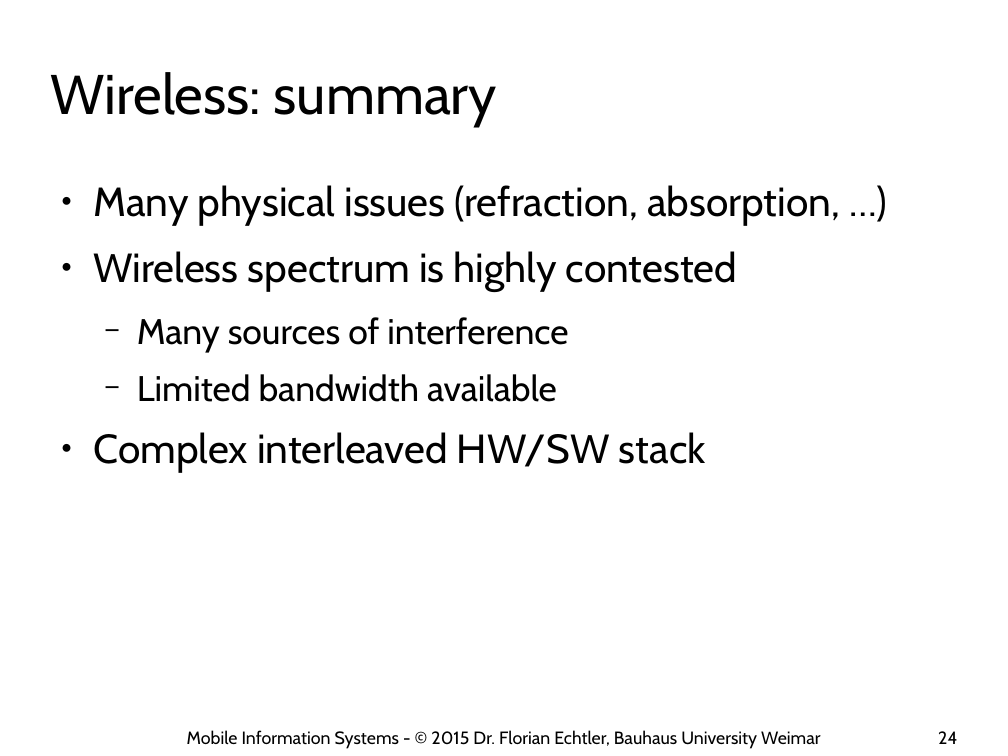
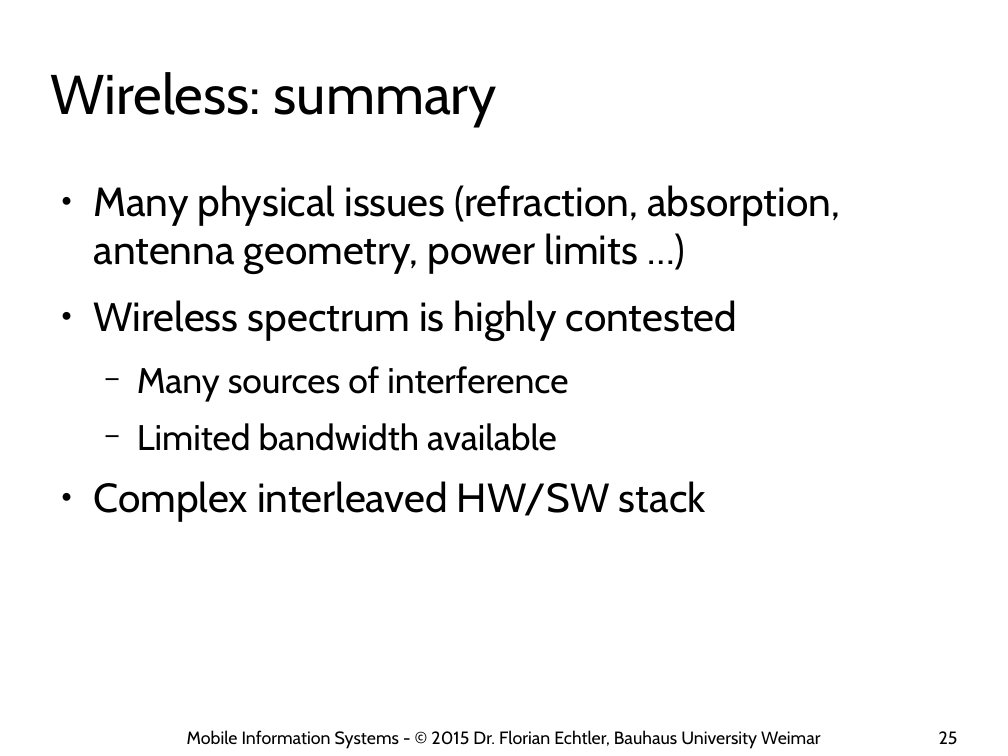
Before and after one commit to floe/mobile-information-systems, a slide deck: slide 25 of 02-big-issues.odp (slide 24 before the commit). Drawn at 1008x756 pixels with LibreOffice and Linux fonts; fonts in the diff are those of the drawing; background and template pictures are left out. Boxes give left, top, right and bottom in pixels: in the first picture for what was removed or moved away, otherwise in the second. Text is boxed around its words. In the diff, an @@ line names an element or a change of style, - is before the commit and + after.

```diff
--- a/02-big-issues.odp
+++ b/02-big-issues.odp
@@ text at (x1=94, y1=185, x2=840, y2=274): text changed @@
-● Many physical issues (refraction, absorption, …)
+● Many physical issues (refraction, absorption, antenna geometry, power limits …)
@@ page number at (x1=939, y1=731, x2=958, y2=745): text changed @@
-24
+25
```
Also in this commit, not shown: 1 other slide changed, 1 slide added, 1 other file.
